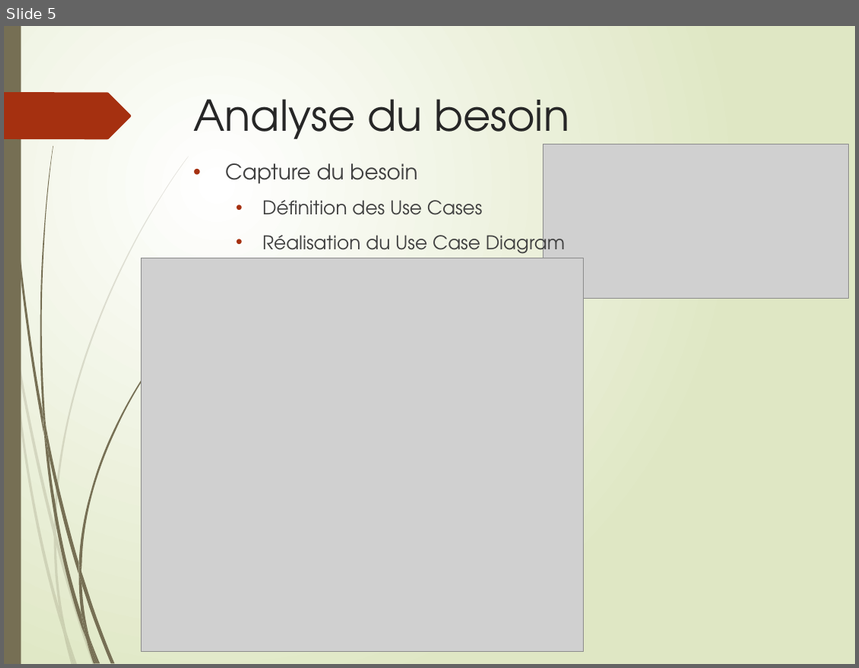
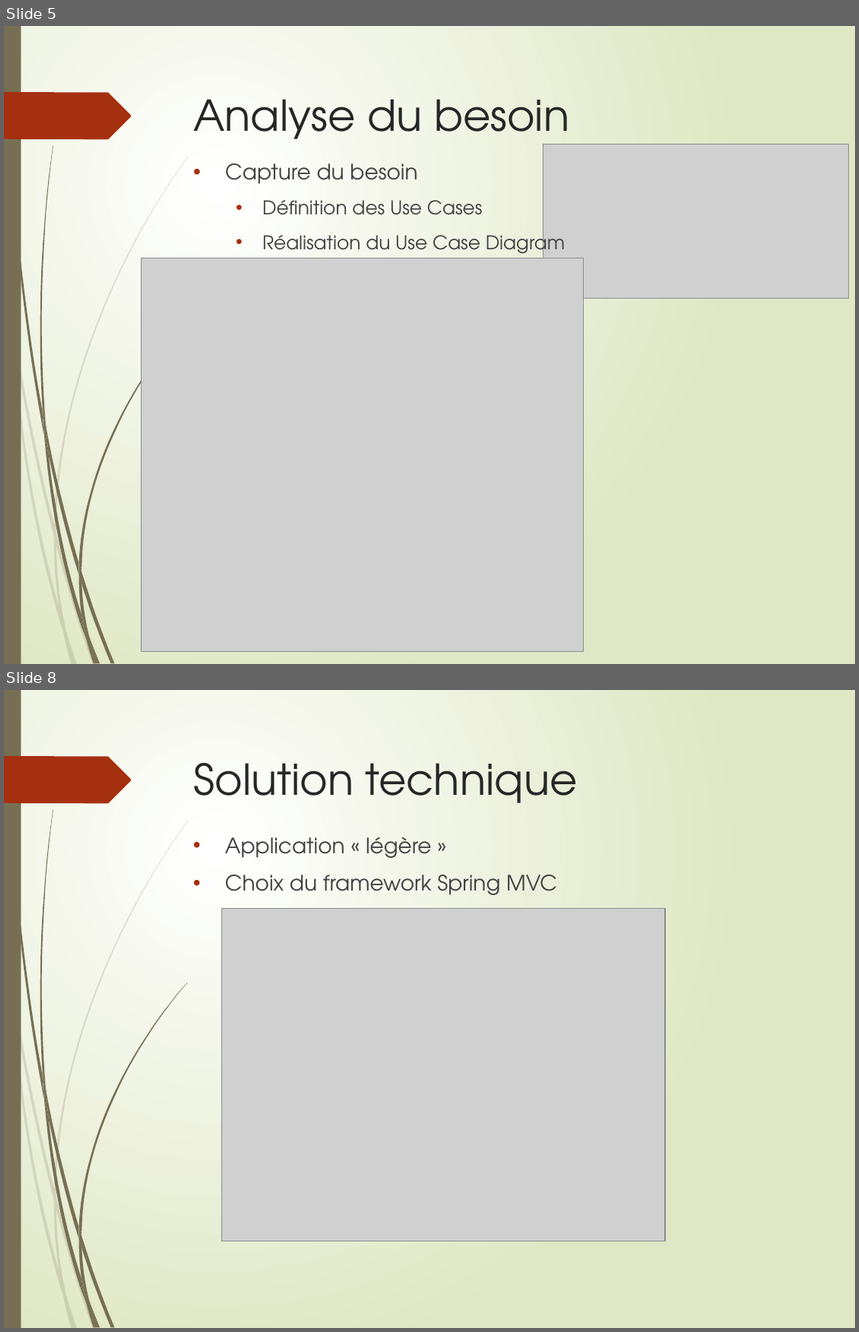
Before and after one commit to LudoRoot/WeBet_JBL, a slide deck: Présentation/Présentation WeBet_JBL.pptx. Shown one above the other, each under a label of ours: slide 5 before the commit, slides 5 and 8 after it; the slides between them are not shown. The pictures are 859x668 and 859x1332 pixels, drawn with LibreOffice and Linux fonts; fonts in the diff are those of the drawing; grey boxes stand for pictures. Boxes give left, top, right and bottom in pixels: in the first picture for what was removed or moved away, otherwise in the second. Text is boxed around its words. In the diff, an @@ line names an element or a change of style, - is before the commit and + after.

```diff
--- a/Présentation/Présentation WeBet_JBL.pptx
+++ b/Présentation/Présentation WeBet_JBL.pptx
@@ slide 8 added at (4,690,855,1328), background gradient #FFFFFF to #DFE8C4; not listed: 24 template elements that a slide beside it also shows @@
@@ title added at (193,763,578,803), 36 pt, text #262626 @@
+Solution technique
@@ text added at (225,837,557,895), 18 pt, text #404040 @@
+• Application « légère »
+• Choix du framework Spring MVC
@@ picture added at (222,909,665,1242) @@
```
Also in this commit, not shown: 4 slides changed, 4 other slides added, 1 slide removed, 3 other files.
